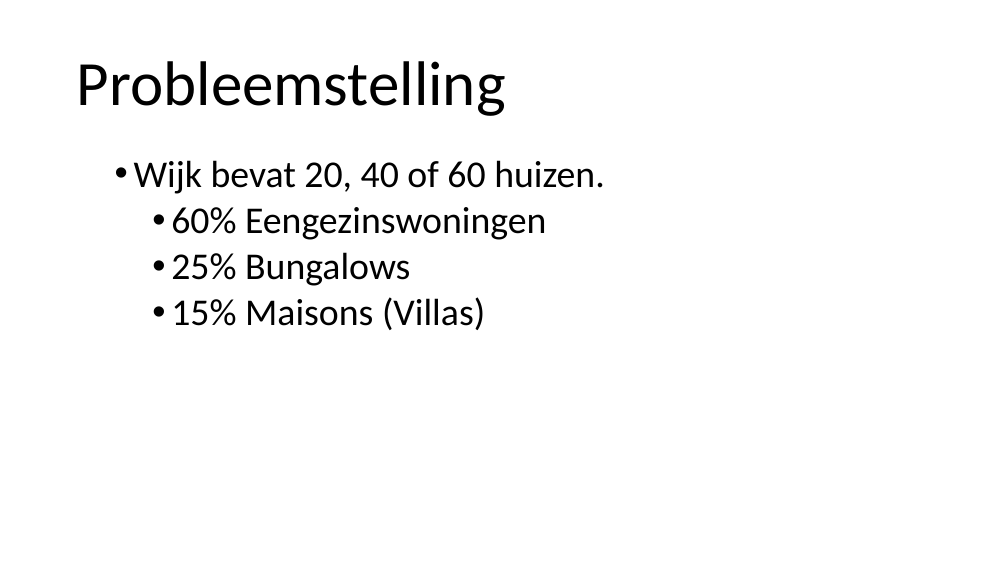
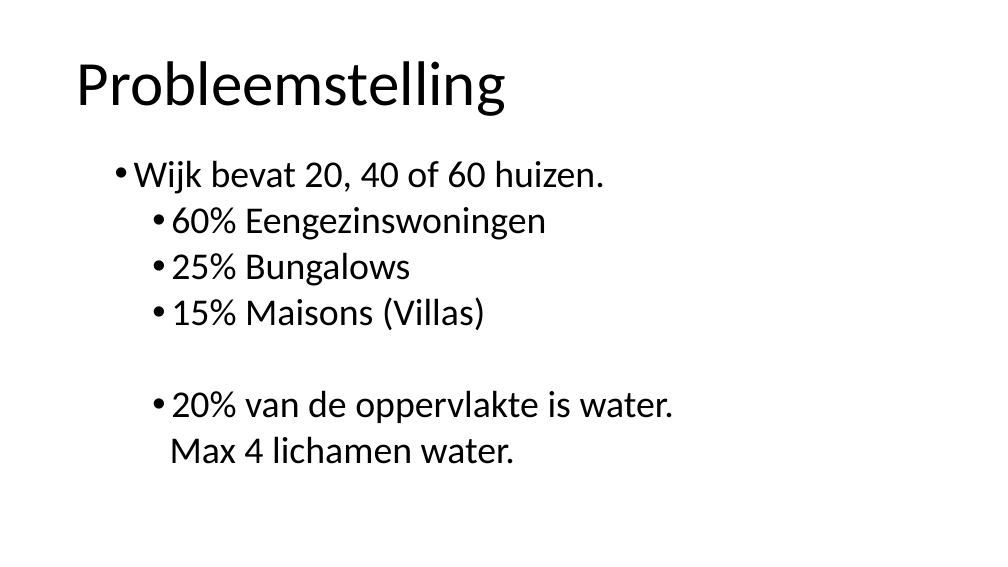
Before and after one commit to JoeySchouten/Heuristieken, a slide deck: slide 4 of documentatie/Amstelhaege.pptx. Drawn at 1008x567 pixels with LibreOffice and Linux fonts; fonts in the diff are those of the drawing; background and template pictures are left out. Boxes give left, top, right and bottom in pixels: in the first picture for what was removed or moved away, otherwise in the second. Text is boxed around its words. In the diff, an @@ line names an element or a change of style, - is before the commit and + after.

Commit message:
powerpoint is af

```diff
--- a/documentatie/Amstelhaege.pptx
+++ b/documentatie/Amstelhaege.pptx
@@ text at (170, 390, 674, 464): paragraphs added @@
+    • 20% van de oppervlakte is water.
+    Max 4 lichamen water.
```
Also in this commit, not shown: 3 other slides changed, 5 slides added, 1 slide removed.
